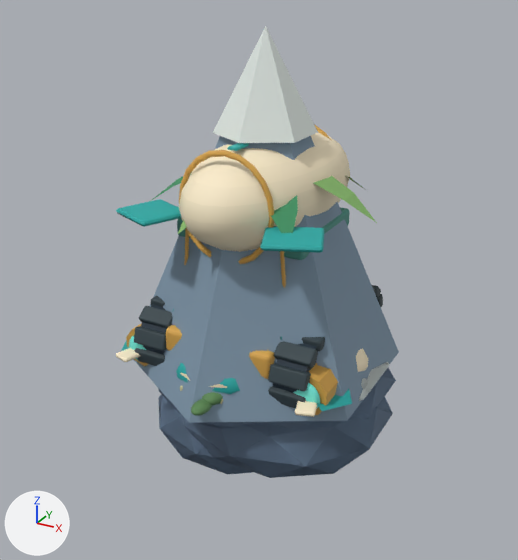
Before and after pictures for a commit that changed the glTF model apps/web/public/art/tiny-worlds.glb.
Both versions are drawn from a camera (50 mm lens) standing at (3.87, -7.19, 4.52) and looking at (-0.02, -0.11, 0.98). Every picture has the same lights, and +X, +Y and +Z are marked at lower left. The picture after the commit comes second. Where no turn or scale is listed for an object, it has been applied to the vertices.

In view in the first picture: 'airship', 'boat', 'island_snow', 'mountain', 'palm', 'ship', 'temple', 'truck' and 2 more.
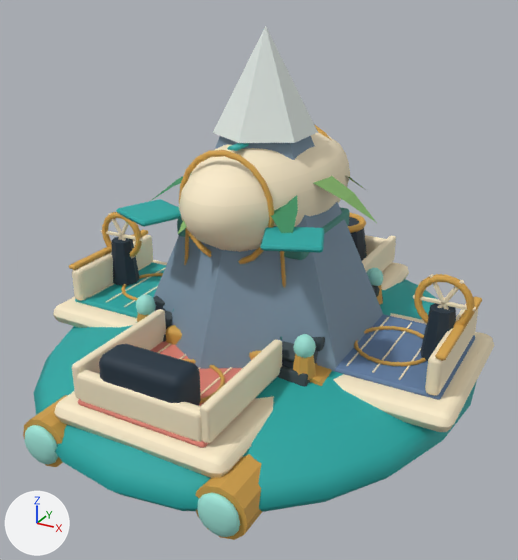
The edits, one by one:
Mesh me_sphere_070 is new.
It has 2374 vertices, 4540 faces and spans x -2.67..2.67, y -3.1..3.1, z -0.59..0.94.
It uses material mat_shared_hand_painted_toy_surface.
Mesh me_cone_109 is new.
It has 882 vertices, 1688 faces and spans x -2.56..2.56, y -2.59..2.77, z 0.48..1.47.
It uses material mat_shared_hand_painted_toy_surface.
Object 'ark_hull' (ob_ark_hull) is new; it shows me_sphere_070.
Its location is (0.0, 0.0, 0.0).
Object 'ark_controls' (ob_ark_controls) is new; it shows me_cone_109.
Its location is (0.0, 0.0, 0.0).

Boxes [x1, y1, x2, y2] around the edits, measured in the pictures (518 x 560 px):
'ark_hull', added
    after: [23, 230, 494, 540]
'ark_controls', added
    after: [99, 212, 476, 406]
'island_snow', unchanged, covered by the edit
    before: [158, 362, 396, 478]
'truck', unchanged, covered by the edit
    before: [134, 285, 383, 409]
    after: [153, 285, 383, 387]
'ship', unchanged, covered by the edit
    before: [121, 323, 352, 415]
    after: [308, 365, 332, 386]
'boat', unchanged, covered by the edit
    before: [116, 325, 317, 417]
    after: [166, 325, 261, 360]
